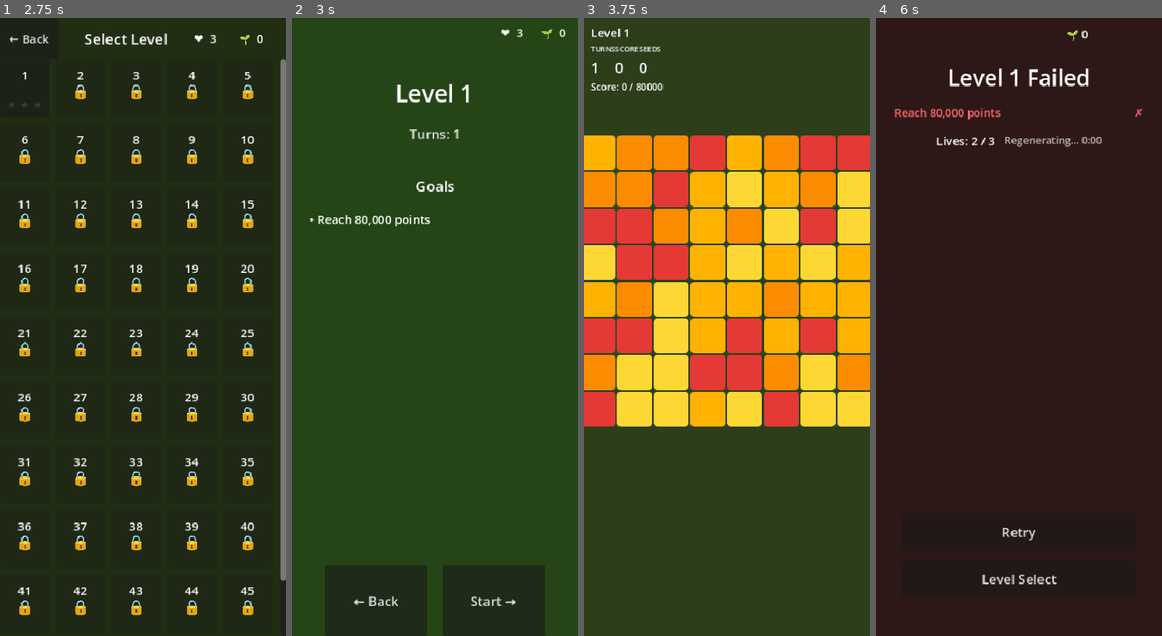
Above: before the commit, frames 1-4 (left to right).
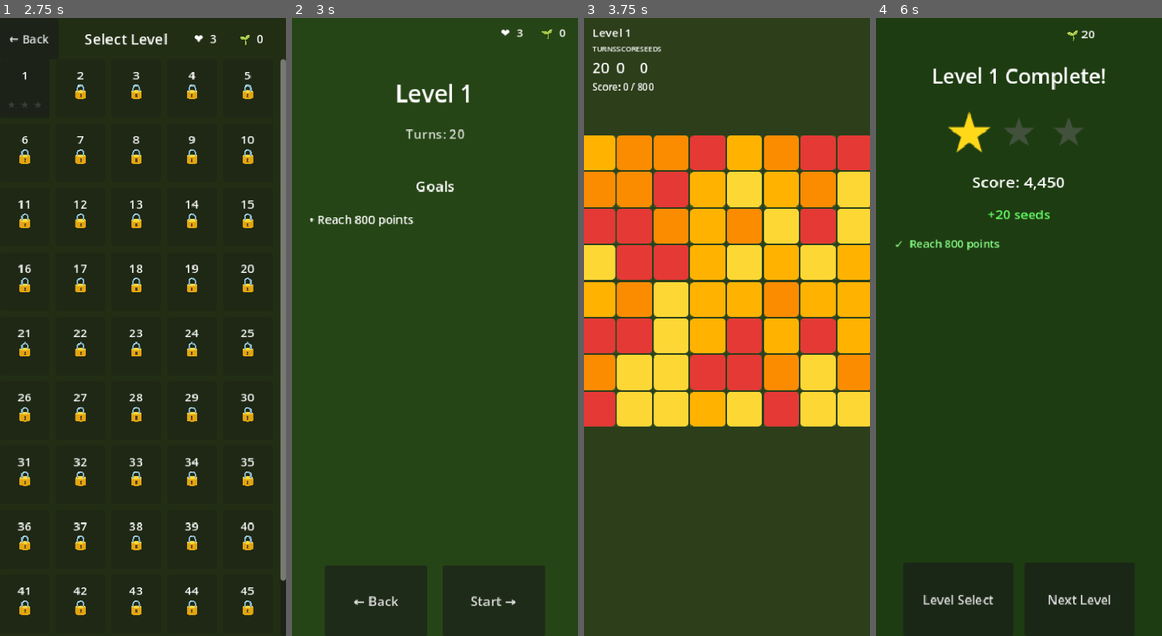
Above: after the commit, the same moments.

Repository: tnargy/Harvest-Farm
Game: Godot game, scene res://scenes/ui/MainMenu.tscn
The game is run twice, just before and just after one commit, with the same random seed, the same clock (stepped at 60 frames per second) and the same inputs.
Inputs (mouse positions are in pixels of both pictures, inside the frame that each line leads up to):
- Up to frame 1 (2.75 s): click "Settings" at 0.5 s; click "← Back" at 1.25 s; click "Play" at 2 s
- Up to frame 2 (3 s): click "1" at 2.75 s
- Up to frame 3 (3.75 s): click "Start →" at 3.5 s
- Up to frame 4 (6 s): tap Enter at 4.25 s; move the mouse to (1081, 296) at 4.27 s; click (1081, 296) at 4.42 s; tap Space at 5 s; drag from (961, 357) to (1004, 450) at 5.02 s; move the mouse to (1047, 191) at 5.77 s; click (1047, 191) at 5.92 s

Frame 1 is identical in both runs. In frame 2, 0.4% of the frame differs, in the area x 26-61%, y 18-34%; in frame 3, 0.6%; in frame 4, 91%, in the area x 0-100%, y 0-100%.

Commit message:
reset level 1 fields.

Diff:
--- a/resources/levels/level_01.tres
+++ b/resources/levels/level_01.tres
@@ -5,12 +5,12 @@
 [resource]
 script = ExtResource("1_leveldata")
 level_id = 1
-turn_limit = 1
+turn_limit = 20
 star_threshold_2 = 8
 star_threshold_3 = 14
 crop_set = Array[String](["strawberry", "carrot", "corn", "sunflower"])
 goals = Array[Dictionary]([{
-"target": 80000,
+"target": 800,
 "type": "score"
 }])
 grid_layout = Array[Array]([[{
--- a/scenes/ui/MainMenu.tscn
+++ b/scenes/ui/MainMenu.tscn
@@ -1,8 +1,8 @@
 [gd_scene format=3 uid="uid://mainmenu0001"]
 
-[ext_resource type="Script" path="res://scripts/ui/MainMenu.gd" id="1"]
+[ext_resource type="Script" uid="uid://b6416kc7n1c0m" path="res://scripts/ui/MainMenu.gd" id="1"]
 
-[node name="MainMenu" type="Control"]
+[node name="MainMenu" type="Control" unique_id=544436423]
 layout_mode = 3
 anchors_preset = 15
 anchor_right = 1.0
@@ -11,7 +11,7 @@
 grow_vertical = 2
 script = ExtResource("1")
 
-[node name="Background" type="ColorRect" parent="."]
+[node name="Background" type="ColorRect" parent="." unique_id=926040745]
 layout_mode = 1
 anchors_preset = 15
 anchor_right = 1.0
@@ -21,7 +21,7 @@
 mouse_filter = 2
 color = Color(0.149, 0.271, 0.086, 1)
 
-[node name="SeedBalanceBar" type="HBoxContainer" parent="."]
+[node name="SeedBalanceBar" type="HBoxContainer" parent="." unique_id=1148596025]
 layout_mode = 1
 anchors_preset = 1
 anchor_left = 1.0
@@ -31,28 +31,28 @@
 grow_horizontal = 0
 theme_override_constants/separation = 8
 
-[node name="LifeIcon" type="Label" parent="SeedBalanceBar"]
+[node name="LifeIcon" type="Label" parent="SeedBalanceBar" unique_id=16833181]
 layout_mode = 2
 text = "❤️"
 
-[node name="LivesLabel" type="Label" parent="SeedBalanceBar"]
+[node name="LivesLabel" type="Label" parent="SeedBalanceBar" unique_id=764748361]
 layout_mode = 2
+theme_override_font_sizes/font_size = 16
 text = "3"
-theme_override_font_sizes/font_size = 16
 
-[node name="VSeparator" type="VSeparator" parent="SeedBalanceBar"]
+[node name="VSeparator" type="VSeparator" parent="SeedBalanceBar" unique_id=641106022]
 layout_mode = 2
 
-[node name="SeedIcon" type="Label" parent="SeedBalanceBar"]
+[node name="SeedIcon" type="Label" parent="SeedBalanceBar" unique_id=1563489922]
 layout_mode = 2
 text = "🌱"
 
-[node name="SeedBalanceLabel" type="Label" parent="SeedBalanceBar"]
+[node name="SeedBalanceLabel" type="Label" parent="SeedBalanceBar" unique_id=987250719]
 layout_mode = 2
+theme_override_font_sizes/font_size = 16
 text = "0"
-theme_override_font_sizes/font_size = 16
 
-[node name="LogoContainer" type="VBoxContainer" parent="."]
+[node name="LogoContainer" type="VBoxContainer" parent="." unique_id=544629496]
 layout_mode = 1
 anchors_preset = 5
 anchor_left = 0.5
@@ -64,13 +64,13 @@
 grow_horizontal = 2
 alignment = 1
 
-[node name="SubtitleLabel" type="Label" parent="LogoContainer"]
+[node name="SubtitleLabel" type="Label" parent="LogoContainer" unique_id=1680715953]
 layout_mode = 2
+theme_override_font_sizes/font_size = 36
 text = "Harvest Match"
 horizontal_alignment = 1
-theme_override_font_sizes/font_size = 36
 
-[node name="ButtonContainer" type="VBoxContainer" parent="."]
+[node name="ButtonContainer" type="VBoxContainer" parent="." unique_id=221783356]
 layout_mode = 1
 anchors_preset = 5
 anchor_left = 0.5
@@ -82,14 +82,14 @@
 grow_horizontal = 2
 theme_override_constants/separation = 16
 
-[node name="PlayButton" type="Button" parent="ButtonContainer"]
+[node name="PlayButton" type="Button" parent="ButtonContainer" unique_id=770482871]
+custom_minimum_size = Vector2(200, 56)
 layout_mode = 2
+theme_override_font_sizes/font_size = 20
+text = "Play"
+
+[node name="SettingsButton" type="Button" parent="ButtonContainer" unique_id=350317481]
 custom_minimum_size = Vector2(200, 56)
-text = "Play"
+layout_mode = 2
 theme_override_font_sizes/font_size = 20
-
-[node name="SettingsButton" type="Button" parent="ButtonContainer"]
-layout_mode = 2
-custom_minimum_size = Vector2(200, 56)
 text = "Settings"
-theme_override_font_sizes/font_size = 20
